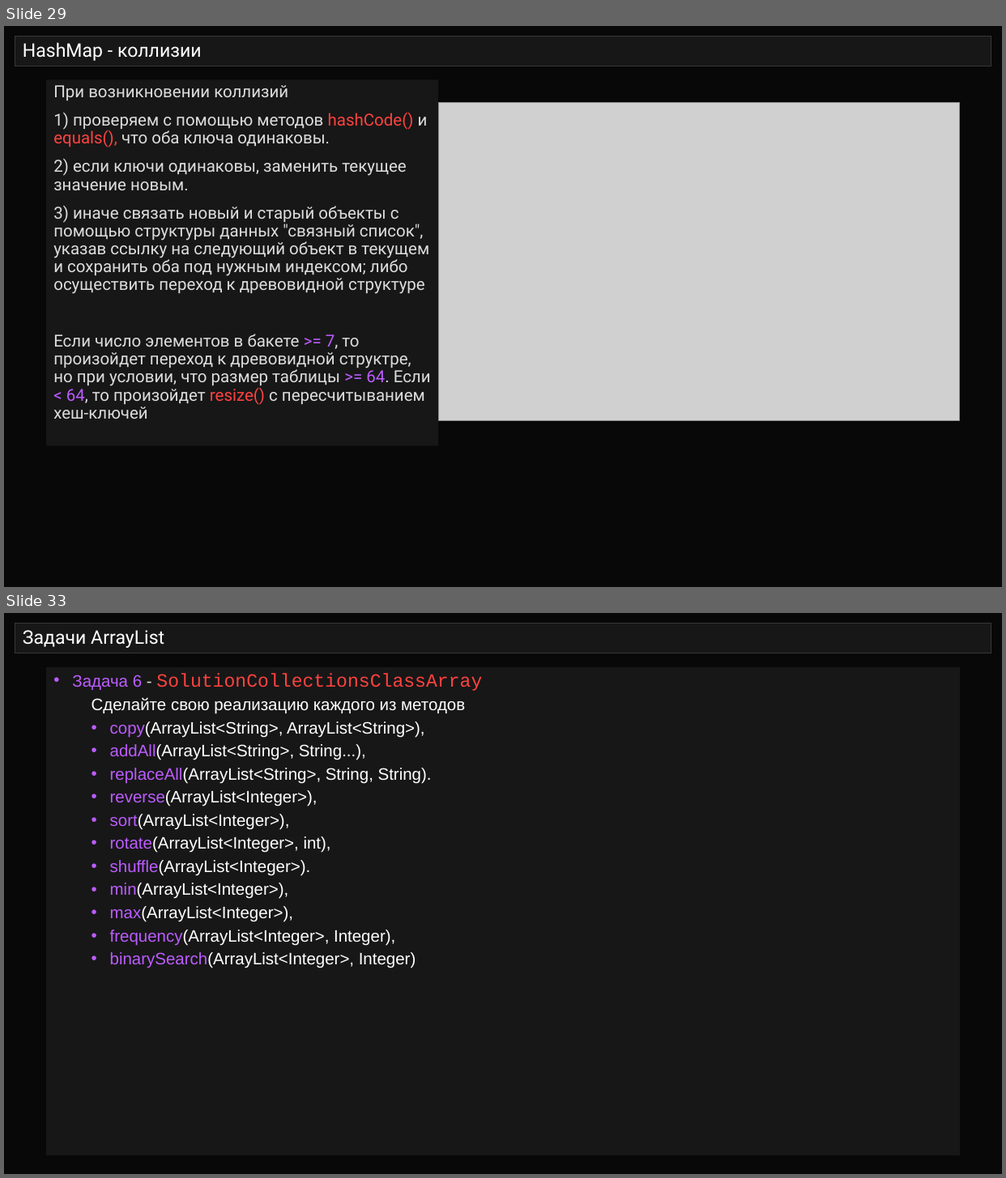
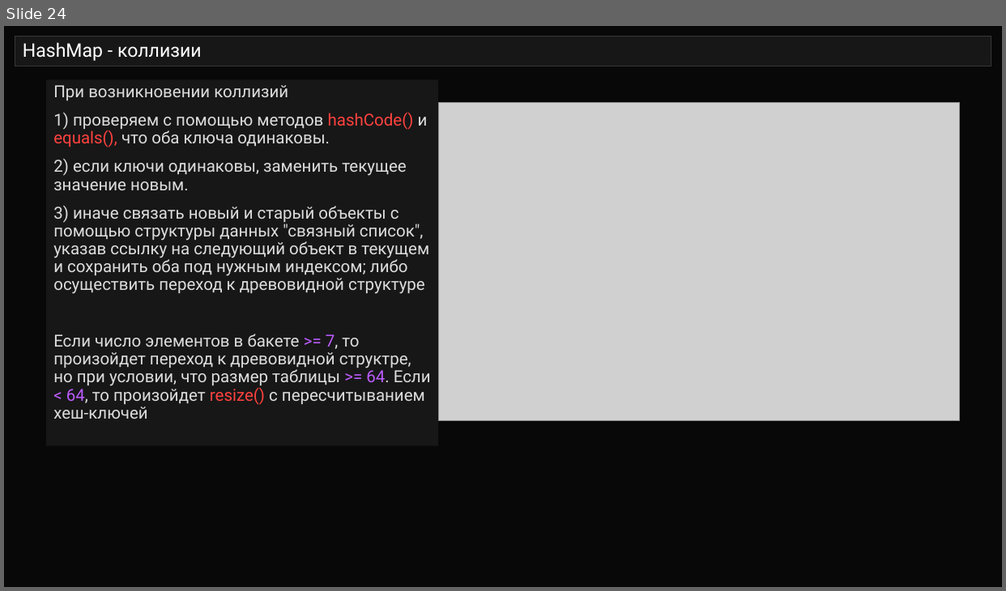
Before and after one commit to semusv/SIB_collect, a slide deck: Коллекции_v4.pptx. Shown one above the other, each under a label of ours: slides 29 and 33 before the commit, slide 24 after it; the slides between them are not shown. The pictures are 1006x1178 and 1006x591 pixels, drawn with LibreOffice and Linux fonts; fonts in the diff are those of the drawing; grey boxes stand for pictures. Boxes give left, top, right and bottom in pixels: in the first picture for what was removed or moved away, otherwise in the second. Text is boxed around its words. In the diff, an @@ line names an element or a change of style, - is before the commit and + after.

```diff
--- a/Коллекции_v4.pptx
+++ b/Коллекции_v4.pptx
@@ slide 33 removed at (4,613,1002,1174), background #080808 @@
@@ title removed at (15,624,991,653) @@
-Задачи ArrayList
@@ text removed at (46,667,959,1156) @@
-• Задача 6 - SolutionCollectionsClassArray
-  Сделайте cвою реализацию каждого из методов
-  • copy(ArrayList<String>, ArrayList<String>),
-  • addAll(ArrayList<String>, String...),
-  • replaceAll(ArrayList<String>, String, String).
-  • reverse(ArrayList<Integer>),
-  • sort(ArrayList<Integer>),
-  • rotate(ArrayList<Integer>, int),
-  • shuffle(ArrayList<Integer>).
-  • min(ArrayList<Integer>),
-  • max(ArrayList<Integer>),
-  • frequency(ArrayList<Integer>, Integer),
-  • binarySearch(ArrayList<Integer>, Integer)
@@ what was slide 29 is now slide 24 @@
```
Also in this commit, not shown: 3 slides changed, 3 other slides removed, 6 other files.
